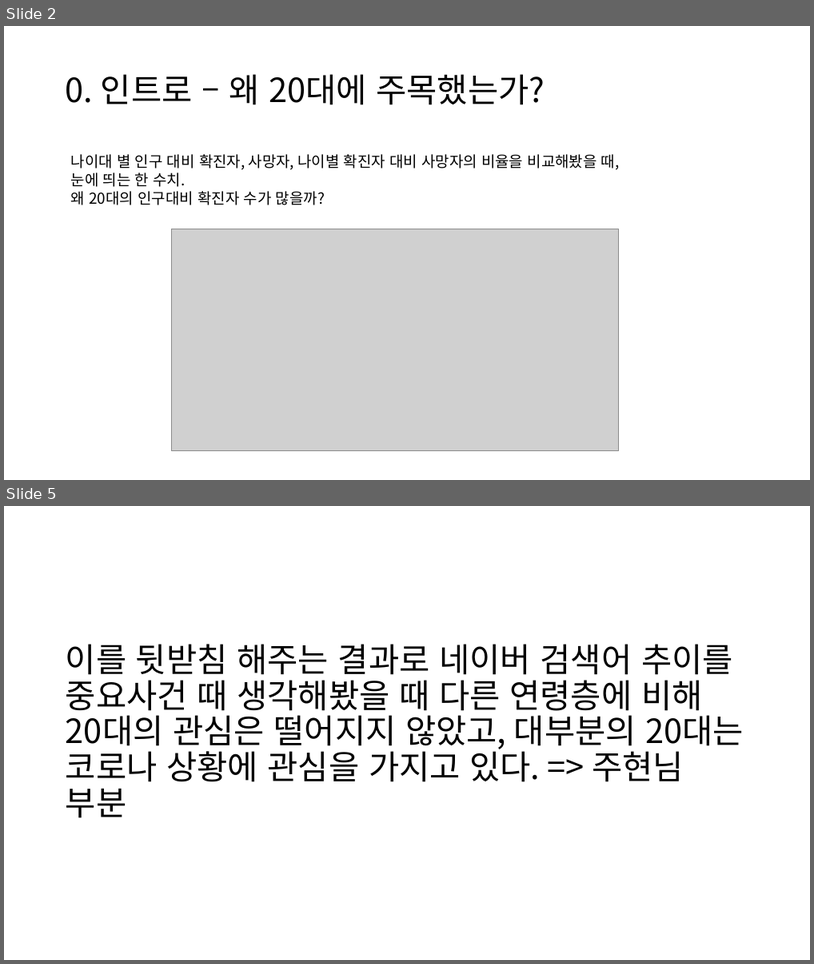
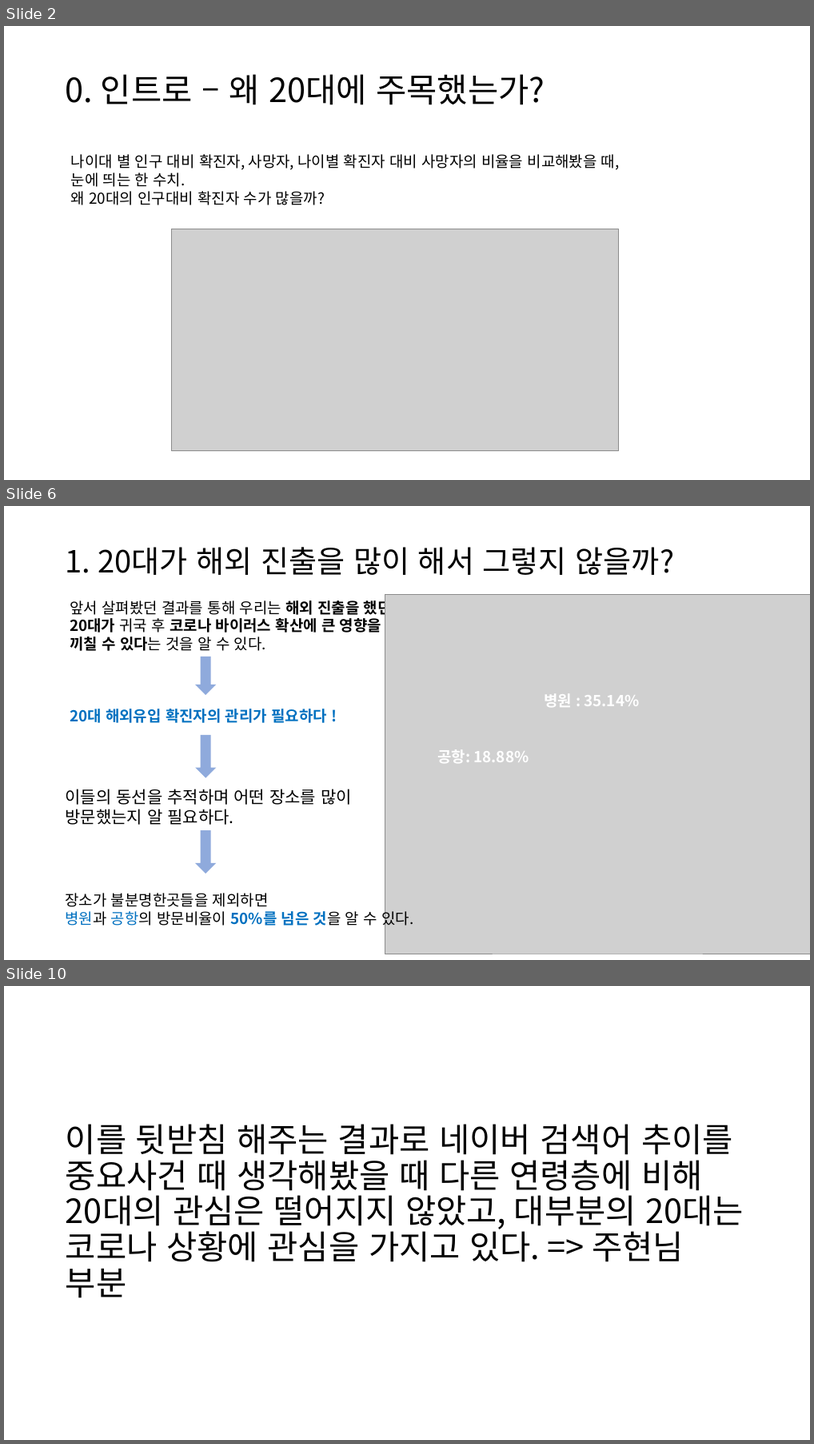
Before and after one commit to JooEHyeon/CORONA19_data_analysis, a slide deck: 최종합본.pptx. Shown one above the other, each under a label of ours: slides 2 and 5 before the commit, slides 2, 6 and 10 after it; the slides between them are not shown. The pictures are 814x964 and 814x1444 pixels, drawn with LibreOffice and Linux fonts; fonts in the diff are those of the drawing; grey boxes stand for pictures. Boxes give left, top, right and bottom in pixels: in the first picture for what was removed or moved away, otherwise in the second. Text is boxed around its words. In the diff, an @@ line names an element or a change of style, - is before the commit and + after.

```diff
--- a/최종합본.pptx
+++ b/최종합본.pptx
@@ slide 6 added at [4,506,810,960], background #FFFFFF @@
@@ text added at [66,547,675,575], 36.3 pt, text #000000 @@
+1. 20대가 해외 진출을 많이 해서 그렇지 않을까?
@@ text added at [70,597,392,651], 18 pt, text #000000, bold @@
+앞서 살펴봤던 결과를 통해 우리는 해외 진출을 했던 20대가 귀국 후 코로나 바이러스 확산에 큰 영향을 끼칠 수 있다는 것을 알 수 있다.
@@ picture added at [385,594,810,953] @@
@@ down arrow added at [195,656,216,696], fill #8FAADC @@
@@ text added at [544,694,639,707], 18 pt, text #FFFFFF, bold @@
+병원 : 35.14%
@@ text added at [70,708,327,723], 18 pt, text #0070C0, bold @@
+20대 해외유입 확진자의 관리가 필요하다 !
@@ down arrow added at [195,735,216,778], fill #8FAADC @@
@@ text added at [438,749,530,763], 18 pt, text #FFFFFF, bold @@
+공항: 18.88%
@@ text added at [65,788,352,824], 20 pt, text #000000 @@
+이들의 동선을 추적하며 어떤 장소를 많이 방문했는지 알 필요하다.
@@ down arrow added at [195,830,216,873], fill #8FAADC @@
@@ text added at [65,892,414,928], 18 pt, text #000000 @@
+장소가 불분명한곳들을 제외하면
+병원과 공항의 방문비율이 50%를 넘은 것을 알 수 있다.
@@ what was slide 5 is now slide 10 @@
```
Also in this commit, not shown: 9 slides changed, 4 other slides added.
